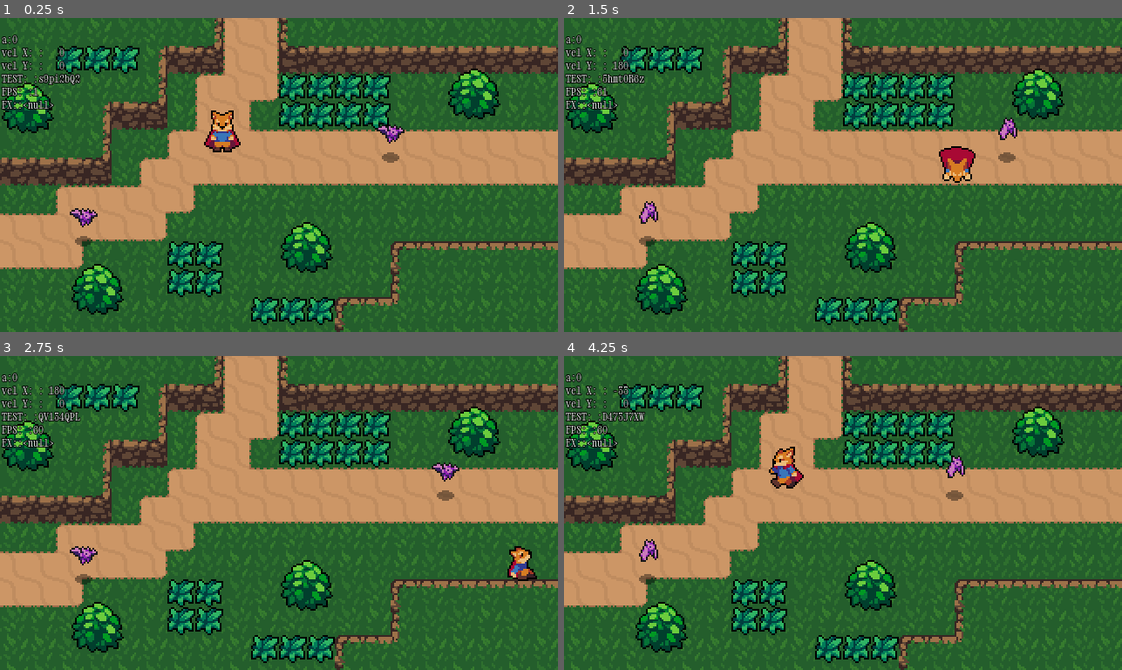
Above: before the commit, frames 1-4 (two rows, left to right).
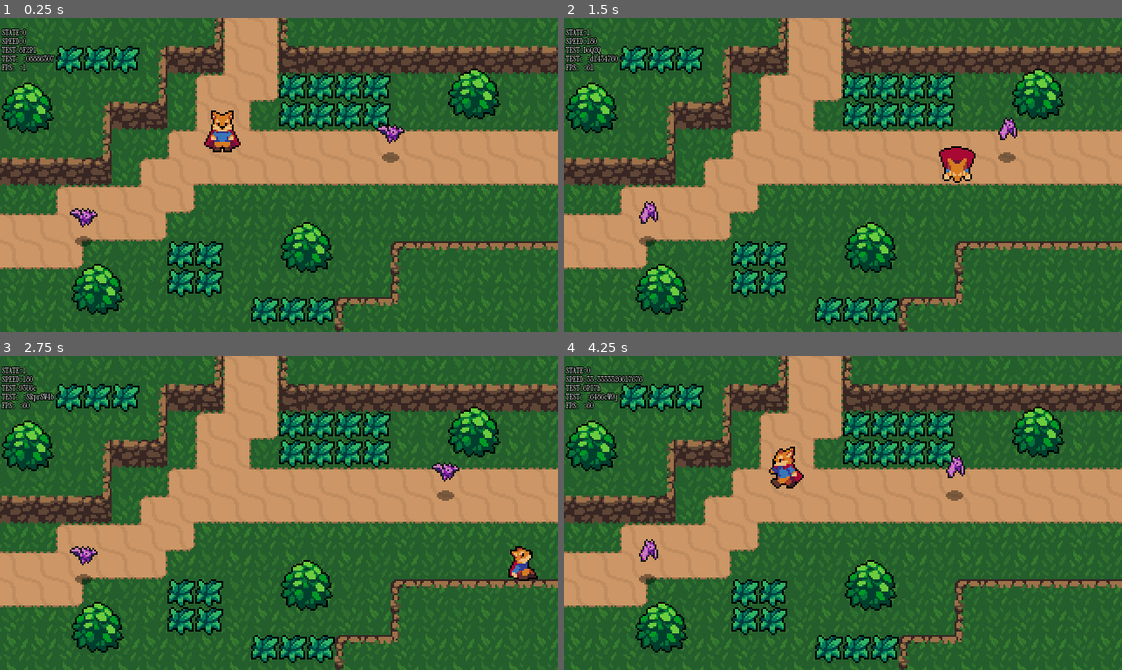
Above: after the commit, the same moments.

Repository: surrealsymmetry/Heartbeast_td_arpg
Game: Godot game, scene res://world.tscn
The game is run twice, just before and just after one commit, with the same random seed, the same clock (stepped at 60 frames per second) and the same inputs.
Inputs (mouse positions are in pixels of both pictures, inside the frame that each line leads up to):
- Up to frame 1 (0.25 s): no input
- Up to frame 2 (1.5 s): move the mouse to (965, 159) at 0.52 s; hold Right (ui_right) 0.53-1.28 s; tap Space (attack) at 0.6 s; tap Shift (roll) at 0.8, 1.35 s; move the mouse to (731, 190) at 1.27 s; hold Down (ui_down) from 1.28 s (still down)
- Up to frame 3 (2.75 s): tap Space (attack) at 1.55, 2.1 s; move the mouse to (334, 443) at 2.02 s; release Down (ui_down) at 2.03 s; hold Right (ui_right) from 2.03 s (still down); tap Shift (roll) at 2.3 s
- Up to frame 4 (4.25 s): move the mouse to (815, 575) at 2.77 s; release Right (ui_right) at 2.78 s; hold Up (ui_up) 2.78-3.53 s; tap Shift (roll) at 2.85, 3.8 s; tap Space (attack) at 3.05, 3.6 s; move the mouse to (1010, 560) at 3.52 s; hold Left (ui_left) from 3.53 s (still down); tap 5 (_debugReset) at 4.15 s

The runs differ from the first frame. In frame 1, 1.4% of the frame differs, in the area x 0-15%, y 3-30%; in frame 2, 1.5%; in frame 3, 1.6%; in frame 4, 1.6%.

Commit message:
change 'debug signal-call' design to accept a dict as parameters

Diff:
--- a/Player.gd
+++ b/Player.gd
@@ -4,8 +4,9 @@
 @export var MAX_SPEED 		= 130
 @export var ROLL_SPEED 		= 180
 @export var FRICTION 		= 460
+@export_range(0, 10) var attack_speed_mod: float = 2
 
-signal debug_velocity
+signal _debug
 
 enum {
 	MOVE,
@@ -13,9 +14,9 @@
 	ATTACK
 }
 
+
 var roll_vector = Vector2.DOWN
 var state = MOVE
-@export_range(0, 10) var attack_speed_mod: float = 2
 
 @onready var animation_player 	= $AnimationPlayer
 @onready var animation_tree 	= $AnimationTree
@@ -40,10 +41,9 @@
 	if Input.is_action_just_pressed("_debugReset"):
 		get_tree().reload_current_scene()
 
-	debug_velocity.emit(velocity)
+	_update_debug_info()
 
-	RenderingServer.global_shader_parameter_set("fx", true)
-
+#	{"VEL X: ": "%4.0f" % velocity.x, "VEL Y: ": "%4.0f" % velocity.y}  {"SPEED": velocity.length()}
 
 func _physics_process( delta ):
 	match state:
@@ -56,12 +56,14 @@
 
 # MEMBER FUNCTIONS #
 ####################
+
+#var _debug_input :Vector2 = Util.random_v2_normal()
 func move_state( delta ):
 	var input_vector = Vector2.ZERO
 	input_vector.x = Input.get_action_strength("ui_right") - Input.get_action_strength("ui_left")
 	input_vector.y = Input.get_action_strength("ui_down") - Input.get_action_strength("ui_up")
 	input_vector = input_vector.normalized()
-
+#	print(_debug_input)
 
 	if input_vector != Vector2.ZERO:
 		roll_vector = input_vector
@@ -71,20 +73,21 @@
 		animation_tree.set("parameters/run/blend_position", 	input_vector)
 		animation_tree.set("parameters/attack/blend_position", 	input_vector)
 		animation_tree.set("parameters/roll/blend_position", 	input_vector)
+
 		animation_state.travel("run")
-
 		velocity = velocity.move_toward( input_vector * MAX_SPEED, ACCELERATION * delta )
 	else:
 		animation_state.travel("idle")
 		velocity = velocity.move_toward( Vector2.ZERO, FRICTION * delta )
+
 	move()
 
 	if Input.is_action_just_pressed("roll"):
 		state = ROLL
 
 	if Input.is_action_just_pressed("attack"):
-		velocity = Vector2.ZERO
-		velocity.move_toward(get_global_mouse_position(), delta * 300)
+		velocity = roll_vector
+#		velocity.move_toward(get_global_mouse_position(), delta * 300)
 		state = ATTACK
 
 func move():
@@ -106,6 +109,14 @@
 func attack_animation_finished():
 	state = MOVE
 
+# UTILITY / DEBUG FUNCTIONS #
+#############################
 
-# UTILITY FUNCTIONS #
-#####################
+func _update_debug_info():
+	var _debug_info = {
+		"STATE": state,
+		"SPEED": velocity.length(),
+		"TEST": Util.random_char_string(5)
+	}
+#	print(Engine.get_frames_per_second(), " : ",  Util.random_char_string(500))
+	_debug.emit(_debug_info)
--- a/Player/player.tscn
+++ b/Player/player.tscn
@@ -1,14 +1,9 @@
-[gd_scene load_steps=64 format=3 uid="uid://bw3r8pqacg48d"]
+[gd_scene load_steps=62 format=3 uid="uid://bw3r8pqacg48d"]
 
 [ext_resource type="Script" path="res://Player.gd" id="1_6rakm"]
-[ext_resource type="Shader" path="res://Player/player.gdshader" id="2_h6qbd"]
 [ext_resource type="Texture2D" uid="uid://dri72mdkvrrnr" path="res://Player/Player.png" id="2_sbnvq"]
 [ext_resource type="PackedScene" uid="uid://deb81kh4fngcv" path="res://Hurtboxes + Hitboxes/hitbox.tscn" id="3_cb45i"]
 [ext_resource type="Script" path="res://Player/sword_hitbox.gd" id="4_wcywi"]
-
-[sub_resource type="ShaderMaterial" id="ShaderMaterial_m0418"]
-shader = ExtResource("2_h6qbd")
-shader_parameter/fx = false
 
 [sub_resource type="CapsuleShape2D" id="CapsuleShape2D_4nju6"]
 radius = 4.0
@@ -722,7 +717,6 @@
 attack_speed_mod = 2.5
 
 [node name="Sprite" type="Sprite2D" parent="."]
-material = SubResource("ShaderMaterial_m0418")
 position = Vector2(0, -8)
 texture = ExtResource("2_sbnvq")
 hframes = 60
--- a/_DebugHUD.gd
+++ b/_DebugHUD.gd
@@ -1,21 +1,19 @@
 extends Node2D
 
-var startup_garbage = 0
-var data = {'a': 0}
-
-var update = {}
+var data = {}
 
 @onready var label = $"Control/Label 1"
 @onready var player = get_tree().get_root().get_node("World/Player")
 
-#RenderingServer.global_shader_parameter_set("fx", true)
+
 # VIRTUAL FUNCTIONS#
 ####################
-func _on_player_debug_velocity(velocity) -> void:
-	data.merge( {"vel X: ": "%4.0f" % velocity.x, "vel Y: ": "%4.0f" % velocity.y}, true)
+func _process(delta: float) -> void:
 	data.merge( {"TEST: ": Util.random_char_string(8)}, true)
 	data.merge( {"FPS: ": Engine.get_frames_per_second()}, true)
-	data.merge( {"FX:": RenderingServer.global_shader_parameter_get("fx")}, true)
+
+func _on_player_debug( dict: Dictionary ) -> void:
+	data.merge( dict, true )
 	update_label()
 
 
--- a/util.gd
+++ b/util.gd
@@ -46,3 +46,10 @@
 func coinflip():
 	var result = (randi_range(0,1) == 1)
 	return result
+
+func random_v2_normal() -> Vector2:
+	var x = randf_range(-1, 1)
+	var y = randf_range(-1, 1)
+
+	var result = Vector2(x, y).normalized()
+	return result
--- a/world.tscn
+++ b/world.tscn
@@ -839,9 +839,10 @@
 [sub_resource type="LabelSettings" id="LabelSettings_w7qd8"]
 line_spacing = 0.2
 font = ExtResource("10_6hgfv")
-font_size = 6
+font_size = 4
 outline_size = 2
 outline_color = Color(0, 0, 0, 0.858824)
+shadow_size = 5
 
 [node name="World" type="Node2D"]
 y_sort_enabled = true
@@ -962,9 +963,10 @@
 offset_top = 1.0
 offset_right = 41.0
 offset_bottom = 70.0
+text = "sadfsdf"
 label_settings = SubResource("LabelSettings_w7qd8")
 
-[connection signal="debug_velocity" from="Player" to="_DebugHUD" method="_on_player_debug_velocity"]
+[connection signal="_debug" from="Player" to="_DebugHUD" method="_on_player_debug"]
 
 [editable path="Player"]
 [editable path="Player/HitboxPivot/SwordHitbox"]
Not shown: 1 places in util.tscn that only renumber resources
